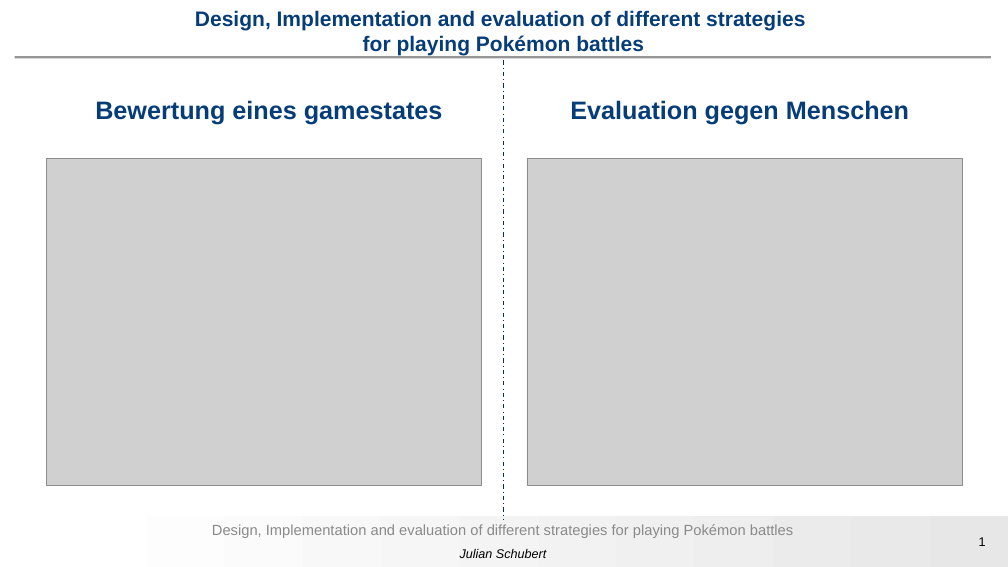
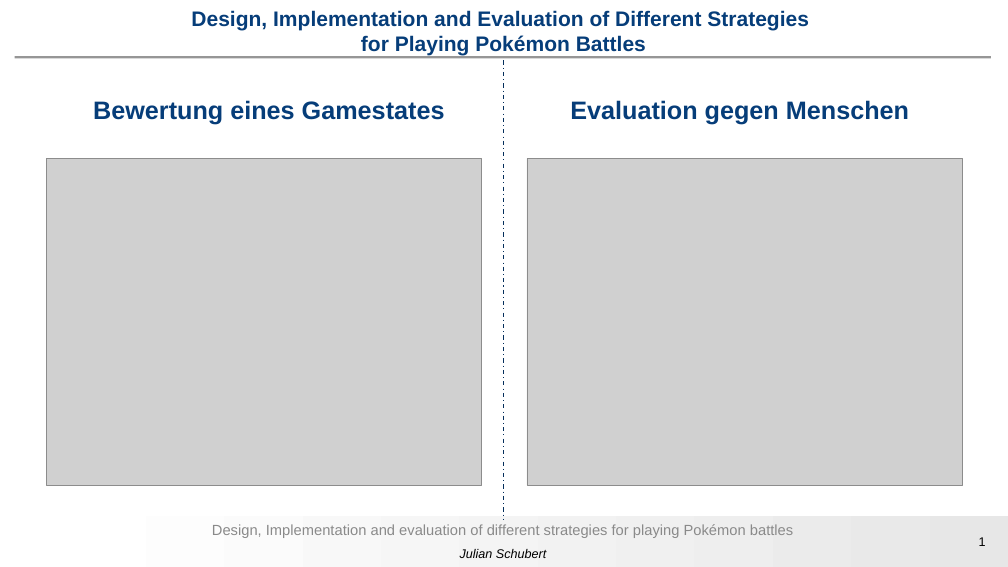
Before and after one commit to BUCKFAE/BachelorThesis, a slide deck: slide 1 of Projektvorstellung/Pitch-Folie.pptx. Drawn at 1008x567 pixels with LibreOffice and Linux fonts; fonts in the diff are those of the drawing; grey boxes stand for pictures; background and template pictures are left out. Boxes give left, top, right and bottom in pixels: in the first picture for what was removed or moved away, otherwise in the second. Text is boxed around its words. In the diff, an @@ line names an element or a change of style, - is before the commit and + after.

Commit message:
Finished poster

```diff
--- a/Projektvorstellung/Pitch-Folie.pptx
+++ b/Projektvorstellung/Pitch-Folie.pptx
@@ title at (x1=191, y1=10, x2=809, y2=55): text changed @@
-Design, Implementation and evaluation of different strategies
-for playing Pokémon battles
+Design, Implementation and Evaluation of Different Strategies
+for Playing Pokémon Battles
@@ text at (x1=93, y1=100, x2=445, y2=125): text changed @@
-Bewertung eines gamestates
+Bewertung eines Gamestates
```
Also in this commit, not shown: 3 other files.
